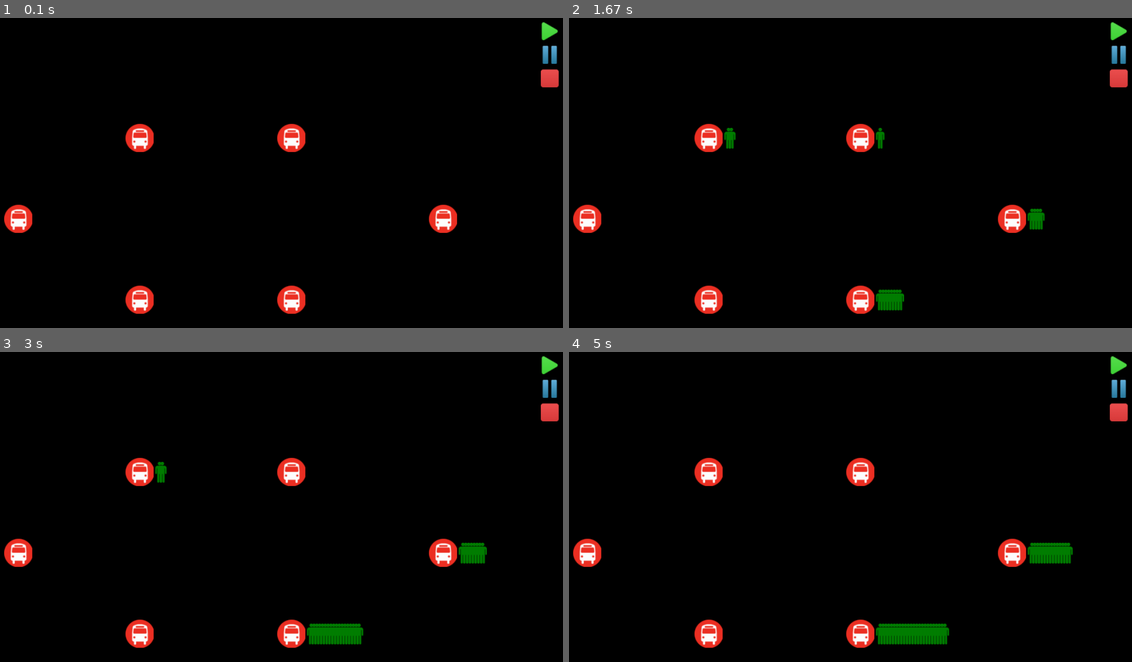
Above: before the commit, frames 1-4 (two rows, left to right).
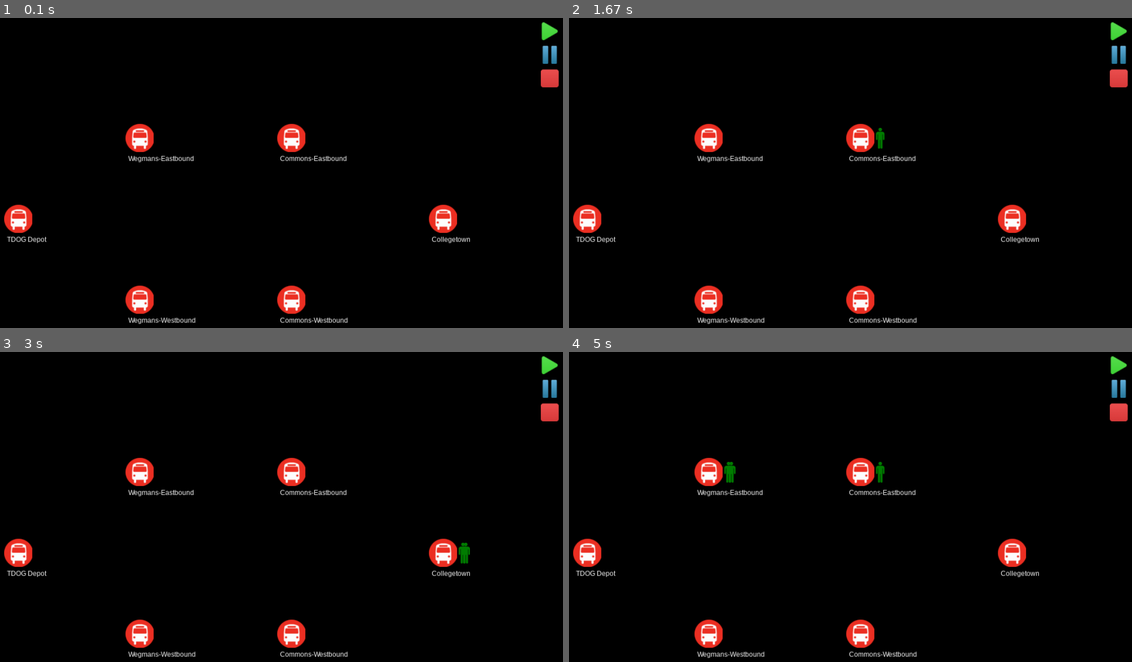
Above: after the commit, the same moments.

Repository: yujiakimoto/PySimio
Game: pygame game, started from animation.py
The game is run twice, just before and just after one commit, with the same random seed, the same clock (stepped at 60 frames per second) and the same inputs.
Inputs (mouse positions are in pixels of both pictures, inside the frame that each line leads up to):
- Up to frame 1 (0.1 s): no input
- Up to frame 2 (1.67 s): click (1120, 30) at 0.38 s
- Up to frame 3 (3 s): no input
- Up to frame 4 (5 s): no input

The runs differ from the first frame. In frame 1, 0.7% of the frame differs, in the area x 1-84%, y 44-99%; in frame 2, 1.3%; in frame 3, 1.7%; in frame 4, 2.2%, in the area x 1-90%, y 35-99%.

Commit message:
Fixed routing error

Diff:
--- a/animation.py
+++ b/animation.py
@@ -33,7 +33,7 @@
     ctown.add_data({com_west: ctown_com_w, weg_west: ctown_weg_w})
 
     # create a Route object for each of the 3 routes
-    route1 = Route([depot, weg_east, com_east, ctown, com_west, weg_east, depot], [0.5, 2, 2, 2, 2, 0.5], 1)
+    route1 = Route([depot, weg_east, com_east, ctown, com_west, weg_west, depot], [0.5, 2, 2, 2, 2, 0.5], 1)
     route2 = Route([com_east, ctown, com_west, com_east], [2, 2, 0.3], 2)
     route3 = Route([depot, weg_east, com_east, com_west, weg_west, depot], [0.5, 2, 2, 2, 0.5], 3)
 
@@ -47,8 +47,9 @@
     bus08 = Bus('Bus 8', route1)
     bus09 = Bus('Bus 9', route1)
     bus10 = Bus('Bus 10', route1)
+    bus_list = [bus01, bus02, bus03, bus04, bus05, bus06, bus07, bus08, bus09, bus10]
 
-    return Map([route1, route2, route3], [bus01,  bus02, bus03, bus04, bus05, bus06, bus07, bus08, bus09, bus10],
+    return Map([route1, route2, route3], bus_list,
                {'TDOG Depot': depot, 'Wegmans-Eastbound': weg_east, 'Wegmans-Westbound': weg_west,
                 'Commons-Eastbound': com_east, 'Commons-Westbound': com_west, 'Collegetown': ctown},)
 
@@ -67,6 +68,8 @@
     size = width, height = 1080, 720
     screen = pygame.display.set_mode(size)
 
+    myfont = pygame.font.SysFont("Helvetica", 12)
+
     button_size = 32
     margin = 10
     start = make_button('images/start.png', (width - 0.5*button_size - margin, 0.5*button_size + margin), screen)
@@ -83,6 +86,8 @@
     bus_stop_icons = {}
     for bus_stop in map.bus_stops.values():
         bus_stop_icons[bus_stop.name] = make_button('images/bus_stop.png', stop_coordinates[bus_stop.name], screen)
+        label = myfont.render(bus_stop.name, 1, (255, 255, 255))
+        screen.blit(label, (stop_coordinates[bus_stop.name][0] - 20, stop_coordinates[bus_stop.name][1] + 30))
 
     while True:
         for event in pygame.event.get():
@@ -95,7 +100,7 @@
                 if start[1].collidepoint(mouse):
                     # TODO: disable start button after clicking?
                     print('Start')
-                    map.simulate(18*60, animate=True, surface=screen, coordinates=stop_coordinates)
+                    map.simulate(18*60, debug=False, animate=True, surface=screen, coordinates=stop_coordinates)
 
         pygame.display.flip()
 
--- a/pySimio.py
+++ b/pySimio.py
@@ -65,7 +65,7 @@
                     # TODO: define the optimal policy to re-route buses
                     new_route = next_event.bus.route
 
-                dpt_event = next_event.bus.arrive(next_event.bus_stop, next_event.time, new_route)
+                dpt_event = next_event.bus.arrive(next_event.bus_stop, next_event.time, new_route, debug=debug)
                 self.event_queue.append(dpt_event)
 
             else:
@@ -168,7 +168,7 @@
                 stop.num_waiting -= 1
 
                 person.waiting_time = boarding_time - person.start_time  # record waiting time
-                boarding_time += np.random.triangular(0, 1 / 60, 5 / 60)  # boarding times have triangular distribution
+                boarding_time += np.random.triangular(0, 1/60, 5/60)     # boarding times have triangular distribution
                 stop.update(boarding_time)  # people arrive while bus is boarding
 
                 person.state = 'standing'
